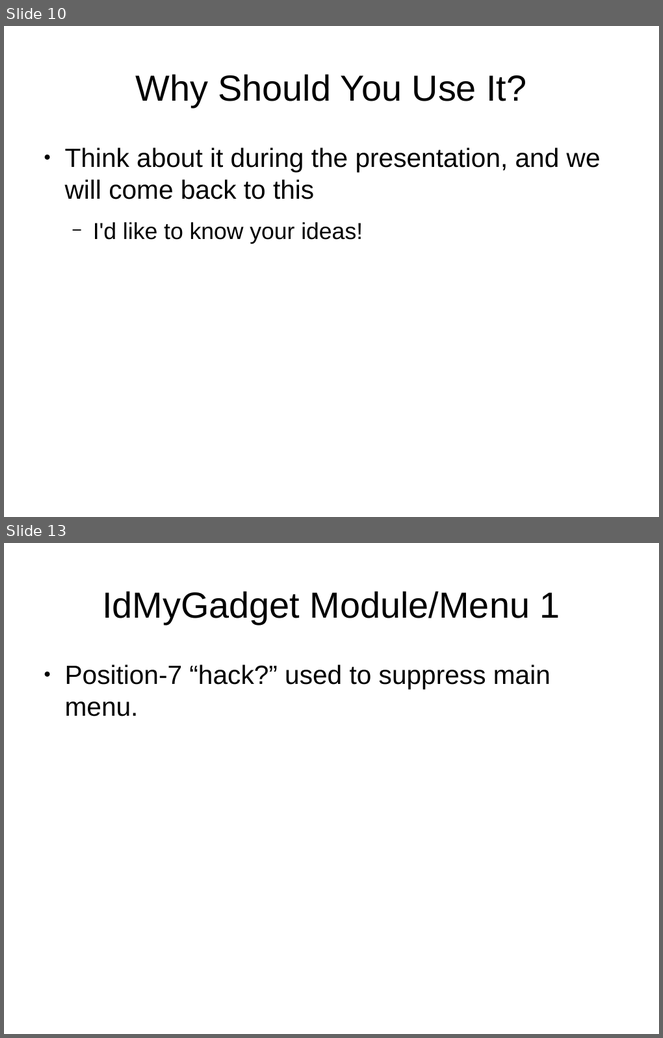
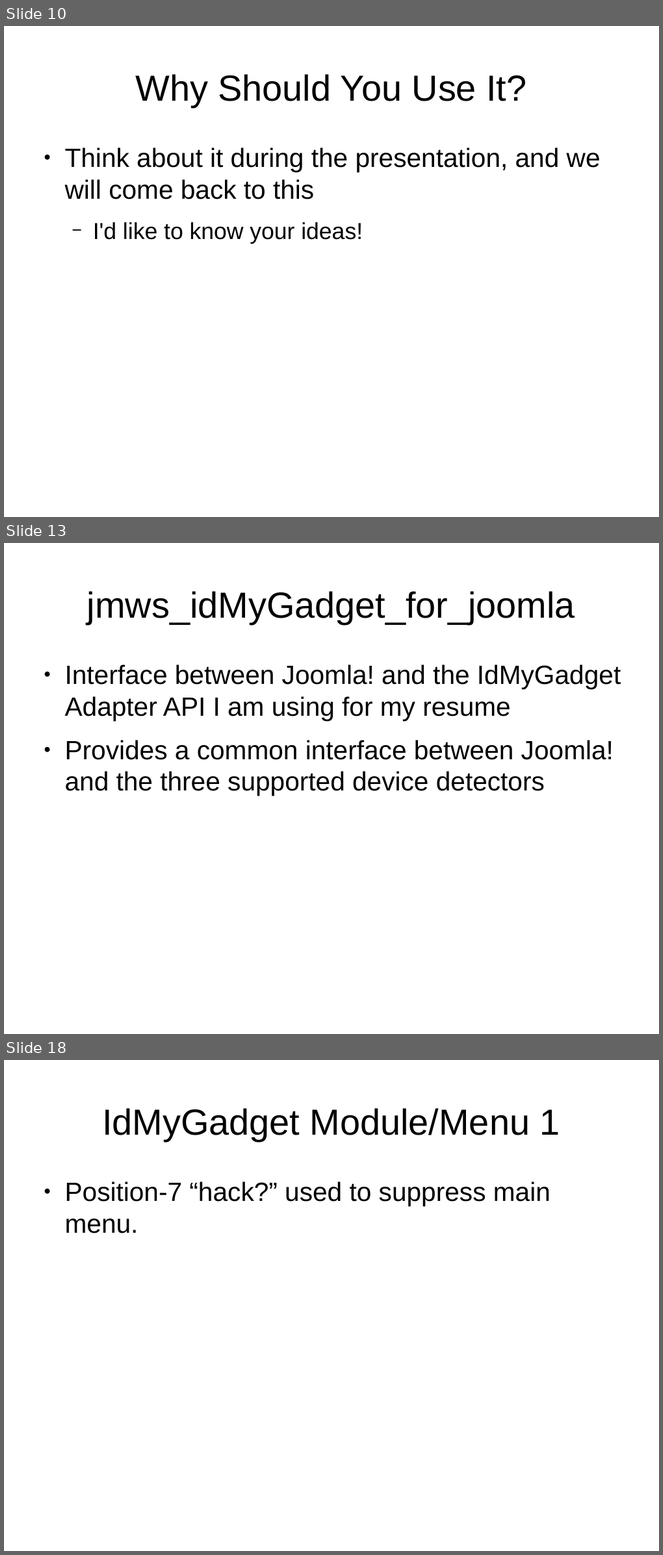
Before and after one commit to tomwhartung/jmws_accoutrements, a slide deck: presentations/2015_09-Joomla/Device_Detection-In_Protostar_and_Beez3.odp. Shown one above the other, each under a label of ours: slides 10 and 13 before the commit, slides 10, 13 and 18 after it; the slides between them are not shown. The pictures are 663x1038 and 663x1555 pixels, drawn with LibreOffice and Linux fonts; fonts in the diff are those of the drawing. Boxes give left, top, right and bottom in pixels: in the first picture for what was removed or moved away, otherwise in the second. Text is boxed around its words. In the diff, an @@ line names an element or a change of style, - is before the commit and + after.

```diff
--- a/presentations/2015_09-Joomla/Device_Detection-In_Protostar_and_Beez3.odp
+++ b/presentations/2015_09-Joomla/Device_Detection-In_Protostar_and_Beez3.odp
@@ slide 13 added at bbox=[4, 543, 659, 1034], background #FFFFFF @@
@@ title added at bbox=[87, 591, 575, 624], 44 pt, text #000000 @@
+jmws_idMyGadget_for_joomla
@@ text added at bbox=[65, 665, 621, 796], 32 pt, text #000000 @@
+● Interface between Joomla! and the IdMyGadget Adapter API I am using for my resume
+● Provides a common interface between Joomla! and the three supported device detectors
@@ what was slide 13 is now slide 18 @@
```
Also in this commit, not shown: 3 slides changed, 5 other slides added, 1 slide removed.
